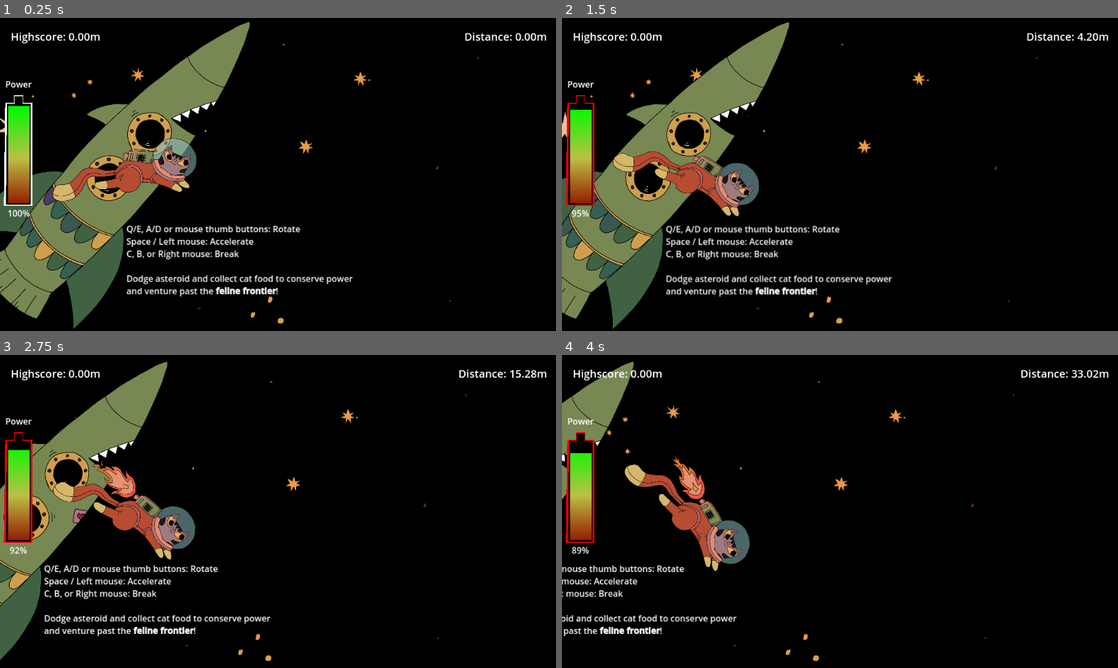
Above: before the commit, frames 1-4 (two rows, left to right).
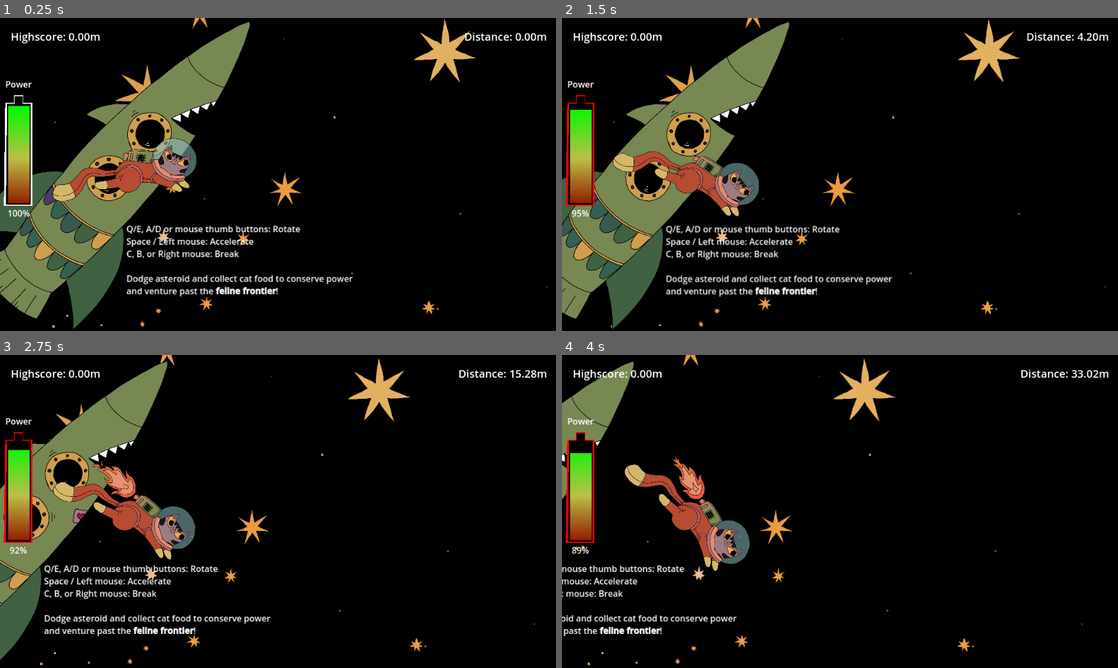
Above: after the commit, the same moments.

Repository: bene-labs/Feline-Frontier
Game: Godot game, scene res://scenes/game.tscn
The game is run twice, just before and just after one commit, with the same random seed, the same clock (stepped at 60 frames per second) and the same inputs.
Inputs (mouse positions are in pixels of both pictures, inside the frame that each line leads up to):
- Up to frame 1 (0.25 s): no input
- Up to frame 2 (1.5 s): tap Enter at 0.5 s; move the mouse to (962, 158) at 0.52 s; hold E (roate_right) 0.53-1.28 s; hold Space (boost) 0.53-1.28 s; move the mouse to (728, 190) at 1.27 s; hold Q (rotate_left) from 1.28 s (still down); right-click (728, 190) at 1.35 s
- Up to frame 3 (2.75 s): move the mouse to (333, 442) at 2.02 s; release Q (rotate_left) at 2.03 s; hold E (roate_right) from 2.03 s (still down); hold Space (boost) from 2.03 s (still down)
- Up to frame 4 (4 s): move the mouse to (812, 574) at 2.77 s; release Space (boost) at 2.78 s; right-click (812, 574) at 2.85 s; move the mouse to (1006, 558) at 3.52 s; release E (roate_right) at 3.53 s; hold Q (rotate_left) from 3.53 s (still down); hold Space (boost) from 3.53 s (still down)

The runs differ from the first frame. In frame 1, 1.7% of the frame differs, in the area x 0-99%, y 0-100%; in frame 2, 1.6%; in frame 3, 1.4%; in frame 4, 1.4%.

Commit message:
nerf asteroid, fix parallax

Diff:
--- a/scenes/game.tscn
+++ b/scenes/game.tscn
@@ -15,7 +15,7 @@
 [sub_resource type="PhysicsMaterial" id="PhysicsMaterial_7sj44"]
 
 [sub_resource type="PhysicsMaterial" id="PhysicsMaterial_1drfh"]
-bounce = 0.8
+bounce = 0.33
 
 [sub_resource type="RectangleShape2D" id="RectangleShape2D_31boq"]
 size = Vector2(112, 1591)
@@ -38,7 +38,6 @@
 [node name="Game" type="Node2D"]
 
 [node name="Background" type="Node2D" parent="."]
-position = Vector2(-127, -424)
 
 [node name="Back" type="Parallax2D" parent="Background"]
 scroll_scale = Vector2(0, 0)
--- a/scripts/asteroid.gd
+++ b/scripts/asteroid.gd
@@ -3,8 +3,8 @@
 
 static var prefab =  preload("res://scenes/asteroid.tscn")
 
-static var min_speed = 40
-static var max_speed = 250
+static var min_speed = 25
+static var max_speed = 200
 
 const MAX_LIFETIME = 10.0
 
@@ -41,7 +41,6 @@
 func _process(delta):
 	life_time += delta
 	if not is_visible and life_time > MAX_LIFETIME:
-		print("delete by timeout!")
 		queue_free()
 
 
@@ -51,7 +50,6 @@
 
 func _on_visible_on_screen_notifier_2d_screen_exited() -> void:
 	queue_free()
-	print("!Exit screen delete!")
 
 
 func get_energy_drain():
Binary file changed: images/Background.png
